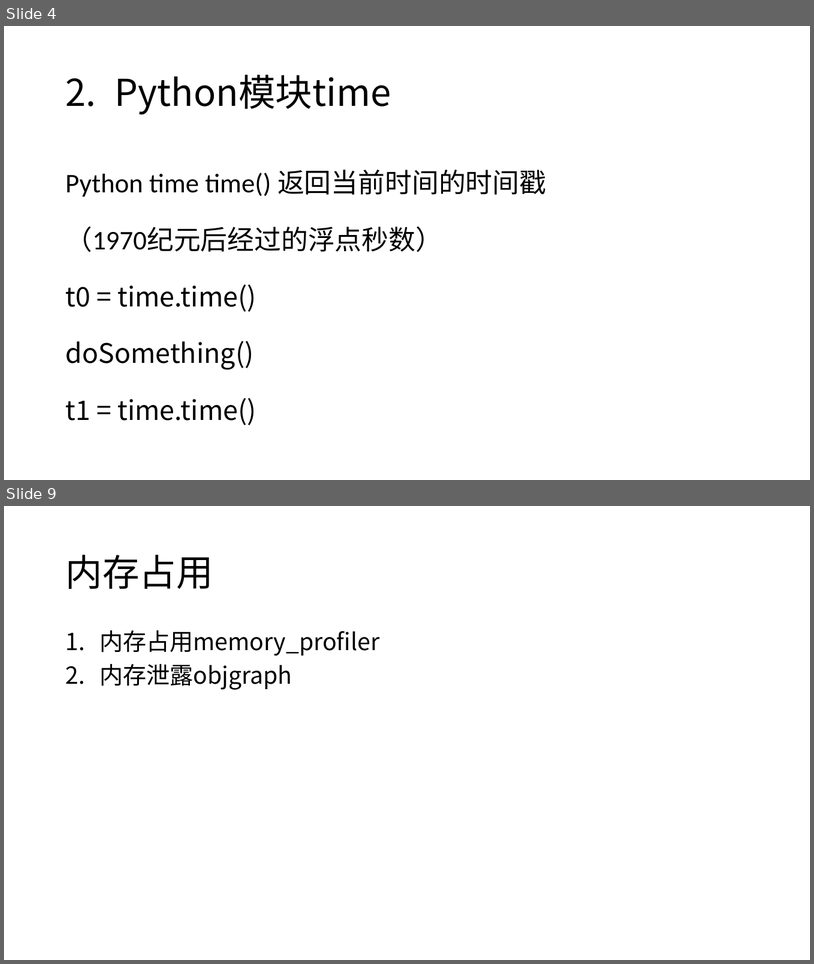
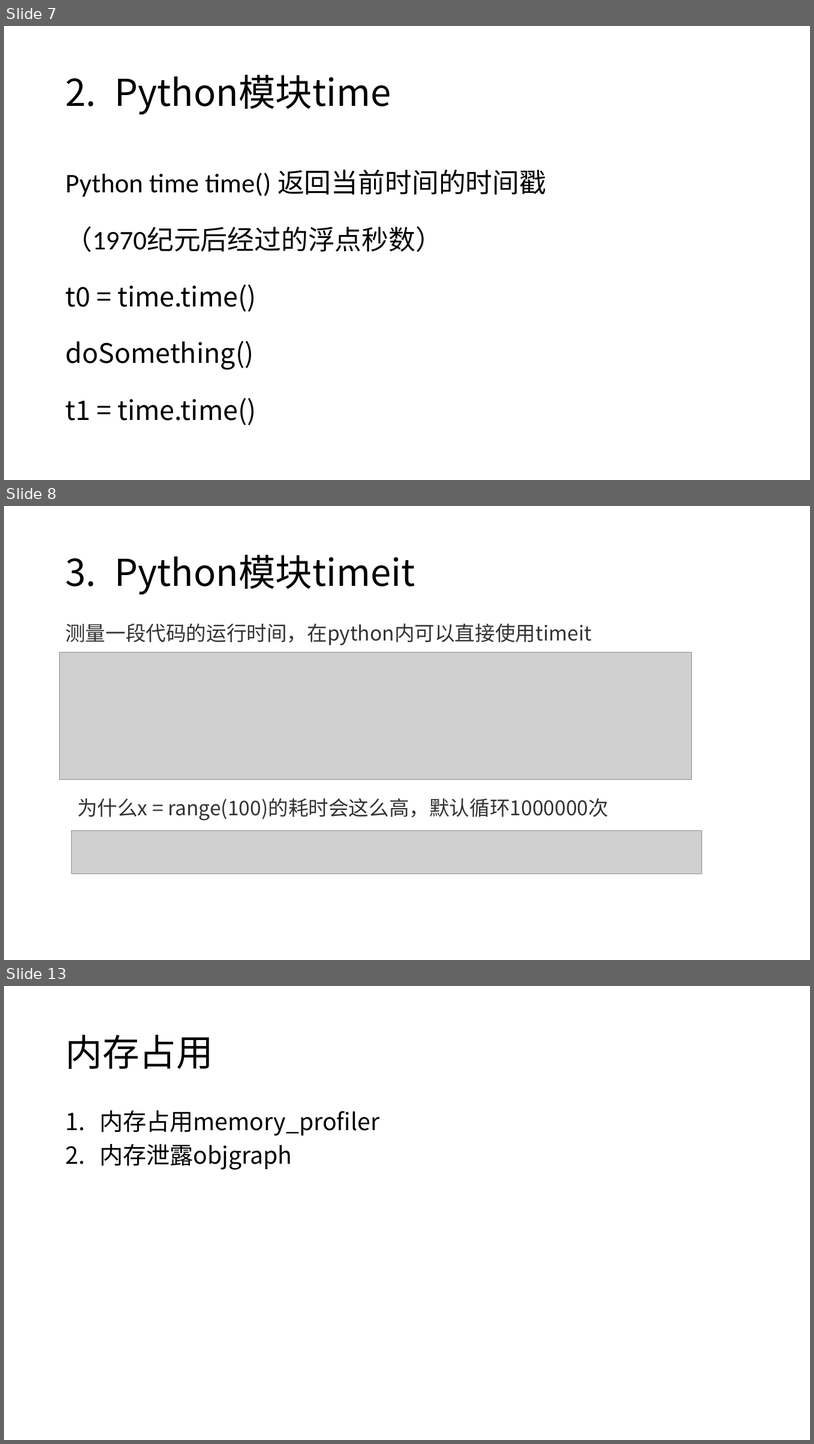
Before and after one commit to gaojiahua/python_PERF_OPT, a slide deck: Python性能分析.pptx. Shown one above the other, each under a label of ours: slides 4 and 9 before the commit, slides 7, 8 and 13 after it; the slides between them are not shown. The pictures are 814x964 and 814x1444 pixels, drawn with LibreOffice and Linux fonts; fonts in the diff are those of the drawing; grey boxes stand for pictures. Boxes give left, top, right and bottom in pixels: in the first picture for what was removed or moved away, otherwise in the second. Text is boxed around its words. In the diff, an @@ line names an element or a change of style, - is before the commit and + after.

```diff
--- a/Python性能分析.pptx
+++ b/Python性能分析.pptx
@@ slide 8 added at [4,506,810,960], background #FFFFFF @@
@@ title added at [114,555,416,595], 44 pt, text #000000 @@
+3. Python模块timeit
@@ text added at [65,623,592,645], 24 pt, text #333333 @@
+测量一段代码的运行时间，在python内可以直接使用timeit
@@ picture added at [60,652,692,780] @@
@@ text added at [77,798,609,820], 24 pt, text #333333 @@
+为什么x = range(100)的耗时会这么高，默认循环1000000次
@@ picture added at [71,830,702,874] @@
@@ what was slide 4 is now slide 7 @@
@@ what was slide 9 is now slide 13 @@
```
Also in this commit, not shown: 4 slides changed, 6 other slides added, 6 other files.
